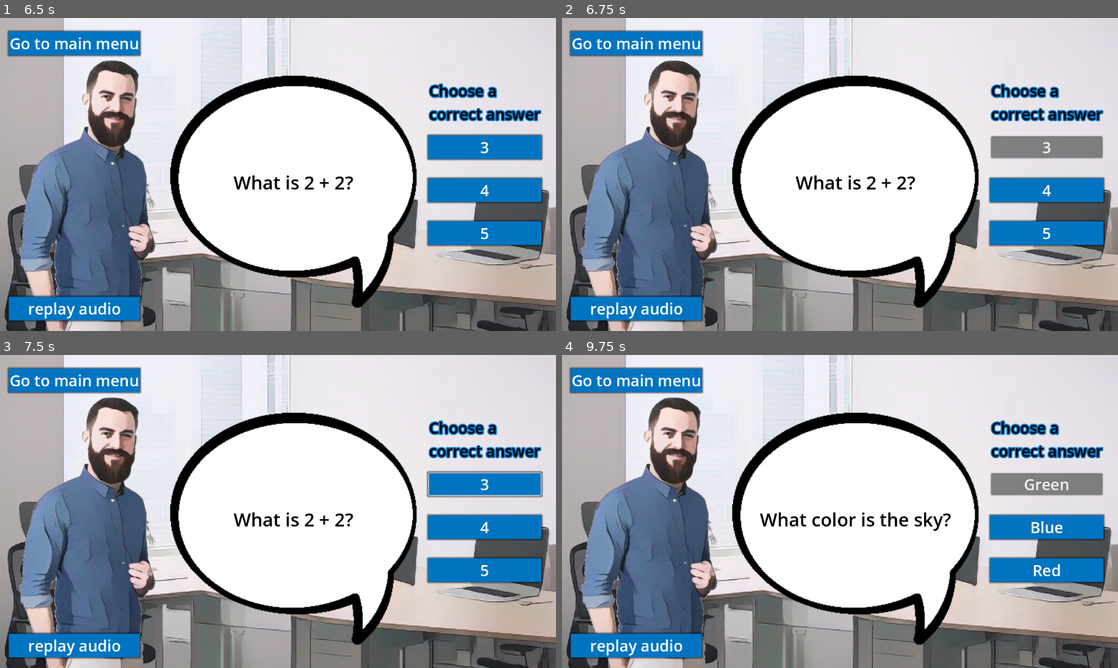
Above: before the commit, frames 1-4 (two rows, left to right).
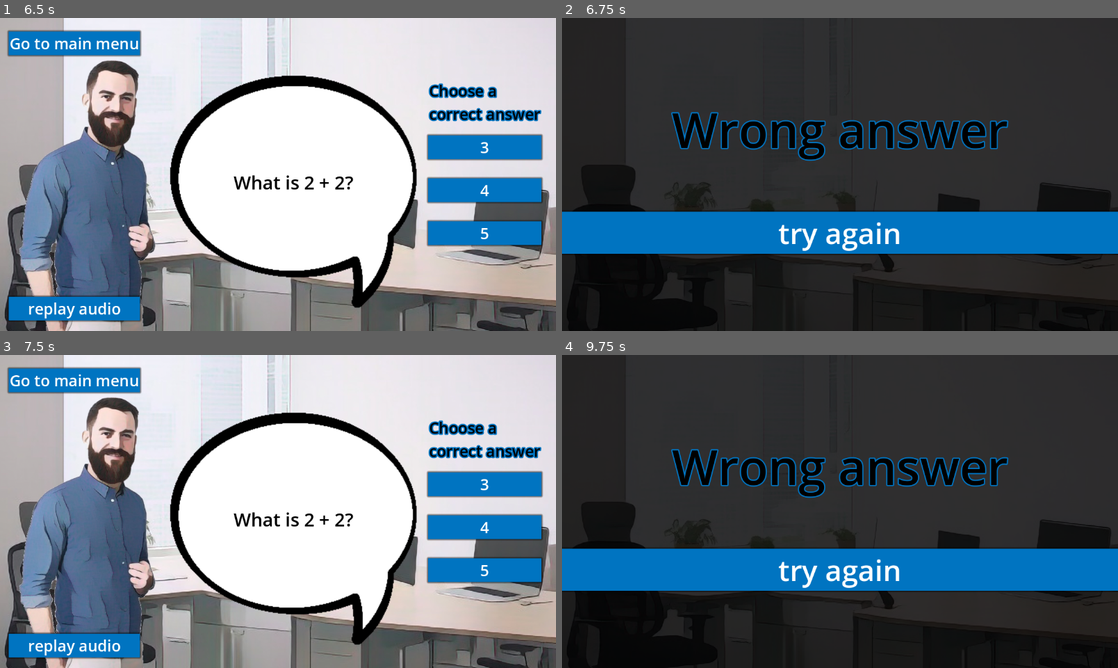
Above: after the commit, the same moments.

Repository: archibald-carrion/Conversational-english-serious-game
Game: Godot game, scene res://scenes/main_menu.tscn
The game is run twice, just before and just after one commit, with the same random seed, the same clock (stepped at 60 frames per second) and the same inputs.
Inputs (mouse positions are in pixels of both pictures, inside the frame that each line leads up to):
- Up to frame 1 (6.5 s): click "play" at 0.5 s; click "Go to main menu" at 1.25 s; click "play" at 2 s; click "replay audio" at 2.75 s; click "replay audio" at 3.5 s; click "replay audio" at 4.25 s; click "Paris" at 5 s; click "Let's continue!" at 5.75 s
- Up to frame 2 (6.75 s): click "3" at 6.5 s
- Up to frame 3 (7.5 s): click (278, 570) at 7.25 s, where only the run after the commit has a clickable "try again"
- Up to frame 4 (9.75 s): click "4" at 8 s; click "Let's continue!" at 8.75 s; click "Green" at 9.5 s

Frame 1 is identical in both runs. In frame 2, 97% of the frame differs, in the area x 0-100%, y 0-100%; in frame 3, 0.2%; in frame 4, 97%.

Commit message:
add error message when using in-correct answer

Diff:
--- a/Conversational-english-serious-game/scenes/level_01.tscn
+++ b/Conversational-english-serious-game/scenes/level_01.tscn
@@ -225,9 +225,60 @@
 theme_override_font_sizes/font_size = 60
 text = "Go to next level!"
 
+[node name="not_congratulation" type="CanvasLayer" parent="."]
+
+[node name="HBoxContainer_Background2" type="HBoxContainer" parent="not_congratulation"]
+anchors_preset = 8
+anchor_left = 0.5
+anchor_top = 0.5
+anchor_right = 0.5
+anchor_bottom = 0.5
+offset_left = -944.0
+offset_top = -720.0
+offset_right = 944.0
+offset_bottom = 720.0
+grow_horizontal = 2
+grow_vertical = 2
+
+[node name="texture_Background" type="TextureRect" parent="not_congratulation/HBoxContainer_Background2"]
+modulate = Color(0.196078, 0.196078, 0.196078, 1)
+layout_mode = 2
+texture = ExtResource("2_no6y4")
+flip_h = true
+
+[node name="VBoxContainer" type="VBoxContainer" parent="not_congratulation"]
+anchors_preset = 14
+anchor_top = 0.5
+anchor_right = 1.0
+anchor_bottom = 0.5
+offset_top = -48.0
+offset_bottom = 48.0
+grow_horizontal = 2
+grow_vertical = 2
+size_flags_horizontal = 4
+theme = ExtResource("4_58lit")
+
+[node name="wrong_answer_label" type="Label" parent="not_congratulation/VBoxContainer"]
+layout_mode = 2
+size_flags_horizontal = 4
+theme_override_colors/font_color = Color(0, 0, 0, 1)
+theme_override_font_sizes/font_size = 100
+text = "Wrong answer"
+horizontal_alignment = 1
+
+[node name="MarginContainer" type="MarginContainer" parent="not_congratulation/VBoxContainer"]
+layout_mode = 2
+theme_override_constants/margin_top = 100
+
+[node name="try_again" type="Button" parent="not_congratulation/VBoxContainer/MarginContainer"]
+layout_mode = 2
+theme_override_font_sizes/font_size = 60
+text = "try again"
+
 [connection signal="pressed" from="answers/HBoxContainer/answers/MarginContainer/answer_0" to="." method="_on_answer_0_pressed"]
 [connection signal="pressed" from="answers/HBoxContainer/answers/MarginContainer3/answer_1" to="." method="_on_answer_1_pressed"]
 [connection signal="pressed" from="answers/HBoxContainer/answers/MarginContainer4/answer_2" to="." method="_on_answer_2_pressed"]
 [connection signal="pressed" from="left_side_buttons/HBoxContainer/VBoxContainer/margin_goto_main_menu_button/Button" to="." method="_on_button_pressed"]
 [connection signal="pressed" from="congratulations/VBoxContainer/MarginContainer/next_question" to="." method="_on_next_question_pressed"]
-[connection signal="pressed" from="congratulations/VBoxContainer/MarginContainer/next_level" to="." method="_on_next_question_pressed"]
+[connection signal="pressed" from="congratulations/VBoxContainer/MarginContainer/next_level" to="." method="_on_next_level_pressed"]
+[connection signal="pressed" from="not_congratulation/VBoxContainer/MarginContainer/try_again" to="." method="_on_try_again_pressed"]
--- a/Conversational-english-serious-game/scripts/first_level.gd
+++ b/Conversational-english-serious-game/scripts/first_level.gd
@@ -31,6 +31,8 @@
 func _ready():
 	get_node("congratulations").visible = false
 	get_node("congratulations").set_process(false)
+	get_node("not_congratulation").visible = false
+	get_node("not_congratulation").set_process(false)
 	show_question()
 
 func show_question():
@@ -83,6 +85,9 @@
 		get_node("congratulations/VBoxContainer/MarginContainer/next_level").set_process(false)
 
 		update_score()  # Update the score based on the attempts
+	else:
+		get_node("not_congratulation").visible = true
+		get_node("not_congratulation").set_process(true)
 
 func update_score():
 	# Deduct points based on the number of attempts
@@ -100,6 +105,8 @@
 
 func _on_answer_2_pressed():
 	_on_answer_pressed(2)
+
+
 
 func _on_next_question_pressed():
 	# Increment question_number only if there are more questions
@@ -137,3 +144,13 @@
 		#print("Score: ", score)
 
 	# Additional logic can be added here to display the score on the screen, if desired.
+
+
+func _on_try_again_pressed():
+	get_node("not_congratulation").visible = false
+	get_node("not_congratulation").set_process(false)
+
+
+func _on_next_level_pressed():
+	# goto next scene
+	pass # Replace with function body.
